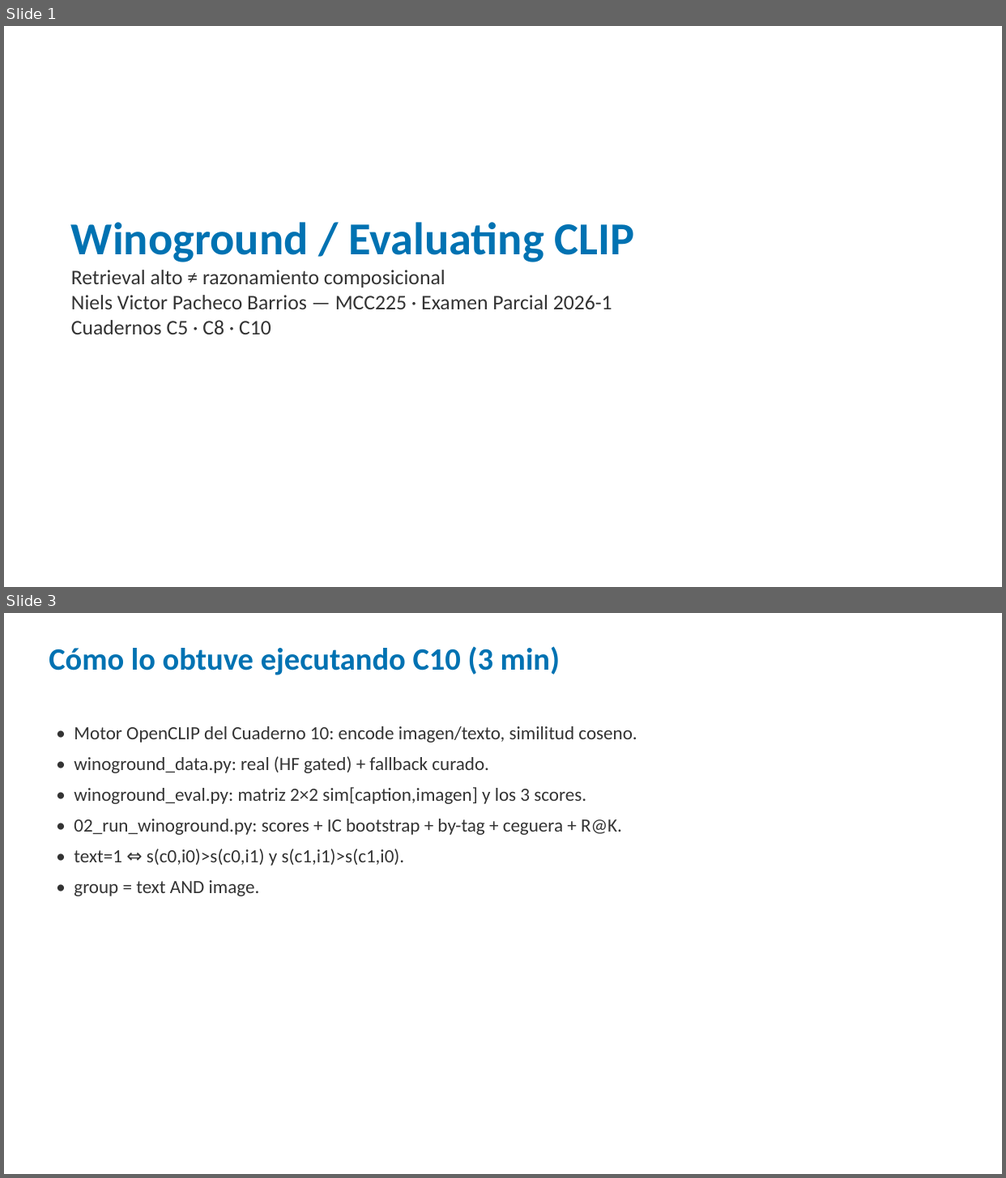
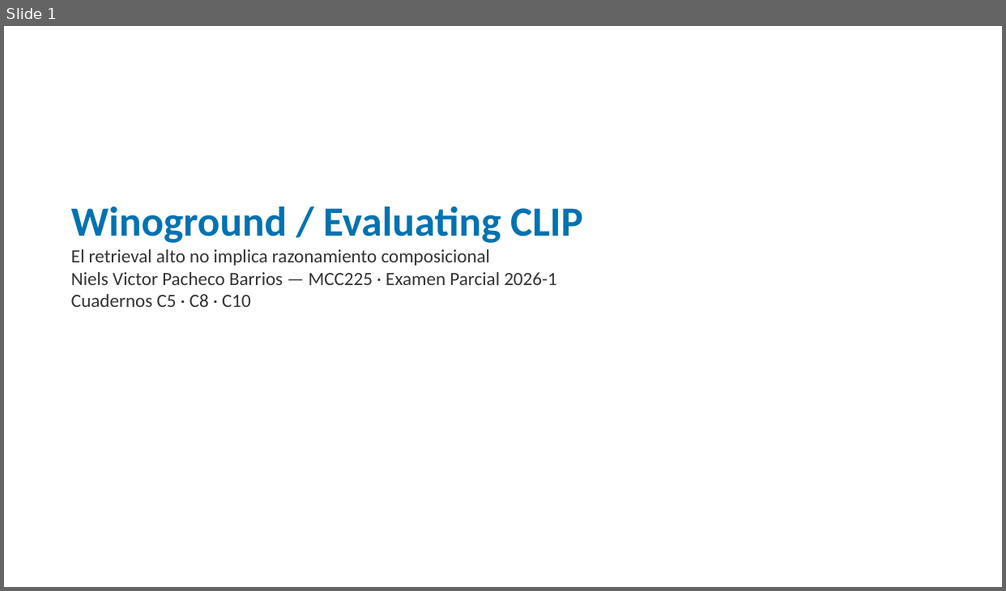
Before and after one commit to nielspac177/Winoground-Evaluating-CLIP-MCC225, a slide deck: slides/pptx/defensa_winoground.pptx. Shown one above the other, each under a label of ours: slides 1 and 3 before the commit, slide 1 after it; the slides between them are not shown. The pictures are 1006x1178 and 1006x591 pixels, drawn with LibreOffice and Linux fonts; fonts in the diff are those of the drawing. Boxes give left, top, right and bottom in pixels: in the first picture for what was removed or moved away, otherwise in the second. Text is boxed around its words. In the diff, an @@ line names an element or a change of style, - is before the commit and + after.

Commit message:
Amplía la presentación a 25 diapositivas (15 min) y añade guion con tiempos
- Beamer y PPTX reestructurados en 5 bloques: problema, método (C10), resultados, verificación, cierre.
- Explica par mínimo, las 3 métricas, azar 1/6, validación contra clip.jsonl, ceguera, checkpoints.
- docs/GUION_PRESENTACION.md: qué decir por slide, tiempos, demo en vivo y repreguntas.

```diff
--- a/slides/pptx/defensa_winoground.pptx
+++ b/slides/pptx/defensa_winoground.pptx
@@ slide 3 removed at bbox=[4, 613, 1002, 1174], background #FFFFFF @@
@@ text removed at bbox=[49, 646, 560, 675] @@
-Cómo lo obtuve ejecutando C10 (3 min)
@@ text removed at bbox=[74, 726, 637, 897] @@
-• Motor OpenCLIP del Cuaderno 10: encode imagen/texto, similitud coseno.
-• winoground_data.py: real (HF gated) + fallback curado.
-• winoground_eval.py: matriz 2×2 sim[caption,imagen] y los 3 scores.
-• 02_run_winoground.py: scores + IC bootstrap + by-tag + ceguera + R@K.
-• text=1 ⇔ s(c0,i0)>s(c0,i1) y s(c1,i1)>s(c1,i0).
-• group = text AND image.
@@ slide 1 changed as well @@
@@ text "Winoground / Evaluating CLIP": place and size @@
-text "Winoground / Evaluating CLIP" at bbox=[71, 222, 635, 335]
+text "Winoground / Evaluating CLIP" at bbox=[71, 207, 583, 307]
@@ text at bbox=[71, 207, 583, 307]: size 44 to 40 pt in "Winoground / Evaluating CLIP"; size 20 to 18 pt in "Niels Victor Pacheco Barrios — MCC225 · ...", "Cuadernos C5 · C8 · C10" @@
@@ text at bbox=[71, 250, 490, 266]: text changed; size 20 to 18 pt @@
-Retrieval alto ≠ razonamiento composicional
+El retrieval alto no implica razonamiento composicional
```
Also in this commit, not shown: 1 other slide changed, 27 slides added, 5 other slides removed, 4 other files.
